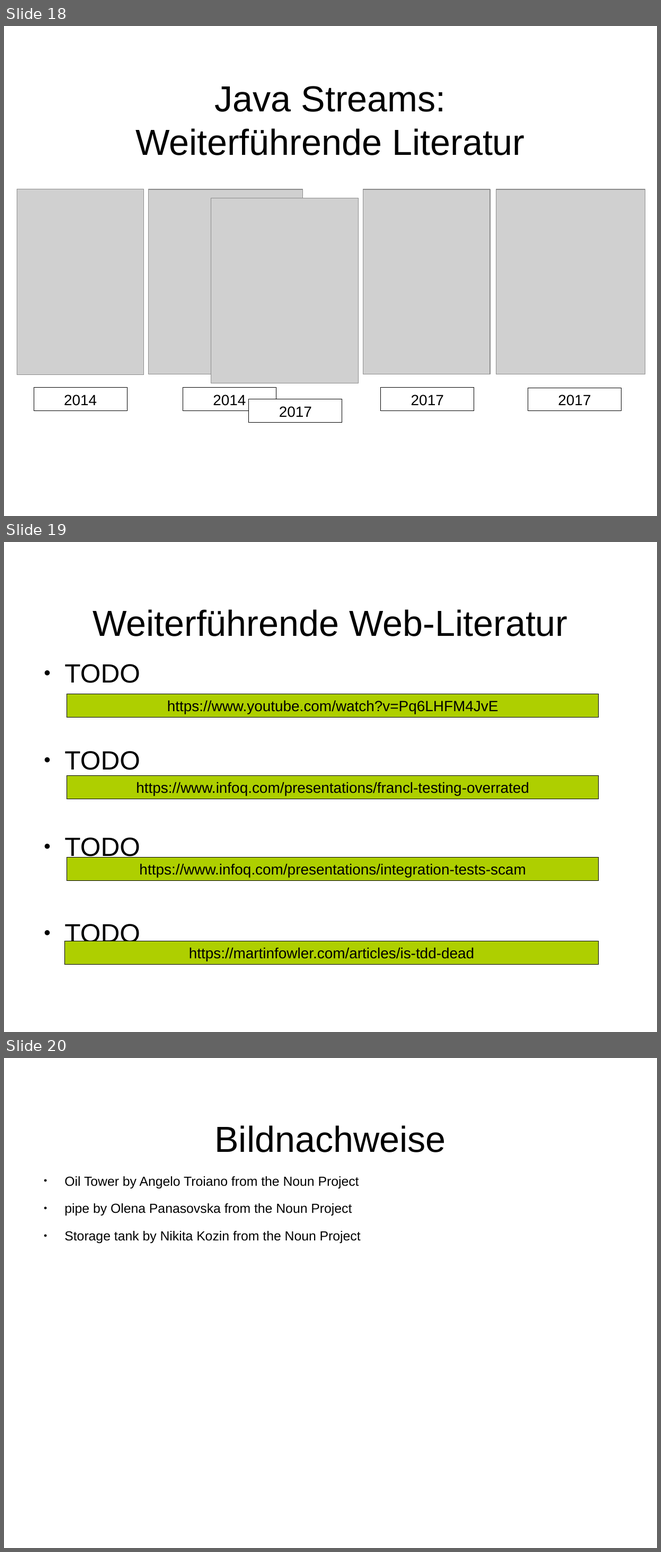
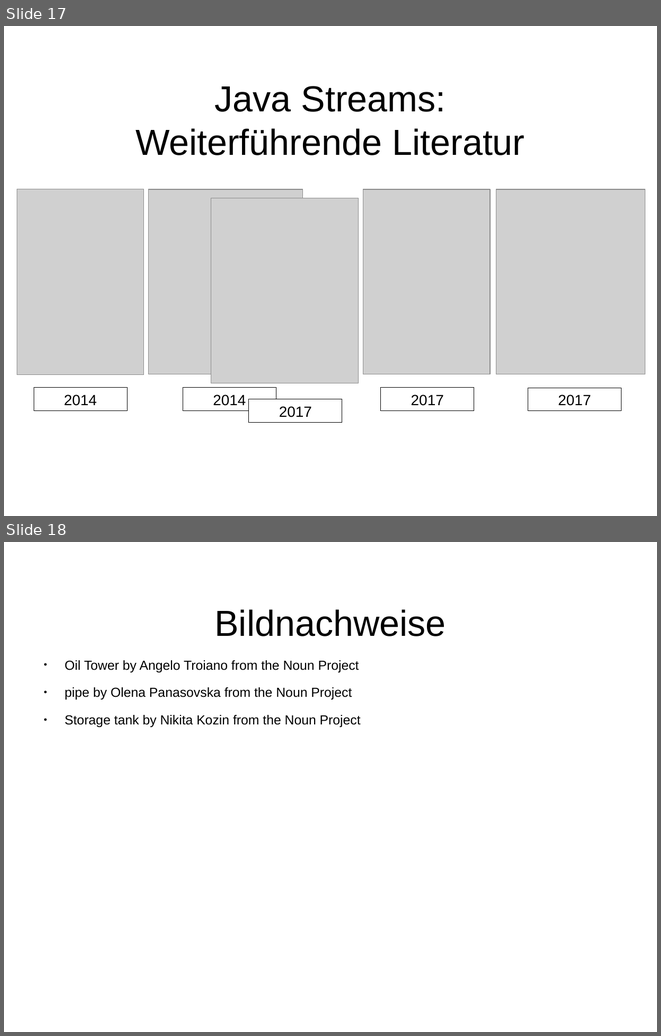
Before and after one commit to dlindner/vorlesung-se2-dhbw, a slide deck: added_2020/Java Streams API.odp. Shown one above the other, each under a label of ours: slides 18, 19 and 20 before the commit, slides 17 and 18 after it. The pictures are 661x1552 and 661x1036 pixels, drawn with LibreOffice and Linux fonts; fonts in the diff are those of the drawing; grey boxes stand for pictures; background and template pictures are left out. Boxes give left, top, right and bottom in pixels: in the first picture for what was removed or moved away, otherwise in the second. Text is boxed around its words. In the diff, an @@ line names an element or a change of style, - is before the commit and + after.

```diff
--- a/added_2020/Java Streams API.odp
+++ b/added_2020/Java Streams API.odp
@@ slide 19 removed at [4, 542, 657, 1032], background picture (left out) @@
@@ title removed at [93, 609, 567, 636] @@
-Weiterführende Web-Literatur
@@ text removed at [64, 664, 140, 947] @@
-● TODO
-● TODO
-● TODO
-● TODO
@@ rectangle removed at [67, 694, 599, 717] @@
-https://www.youtube.com/watch?v=Pq6LHFM4JvE
@@ rectangle removed at [67, 775, 599, 799] @@
-https://www.infoq.com/presentations/francl-testing-overrated
@@ rectangle removed at [67, 857, 599, 880] @@
-https://www.infoq.com/presentations/integration-tests-scam
@@ rectangle removed at [64, 941, 599, 964] @@
-https://martinfowler.com/articles/is-tdd-dead
@@ what was slide 18 is now slide 17 @@
@@ what was slide 20 is now slide 18 @@
```
Also in this commit, not shown: 1 other slide removed.
